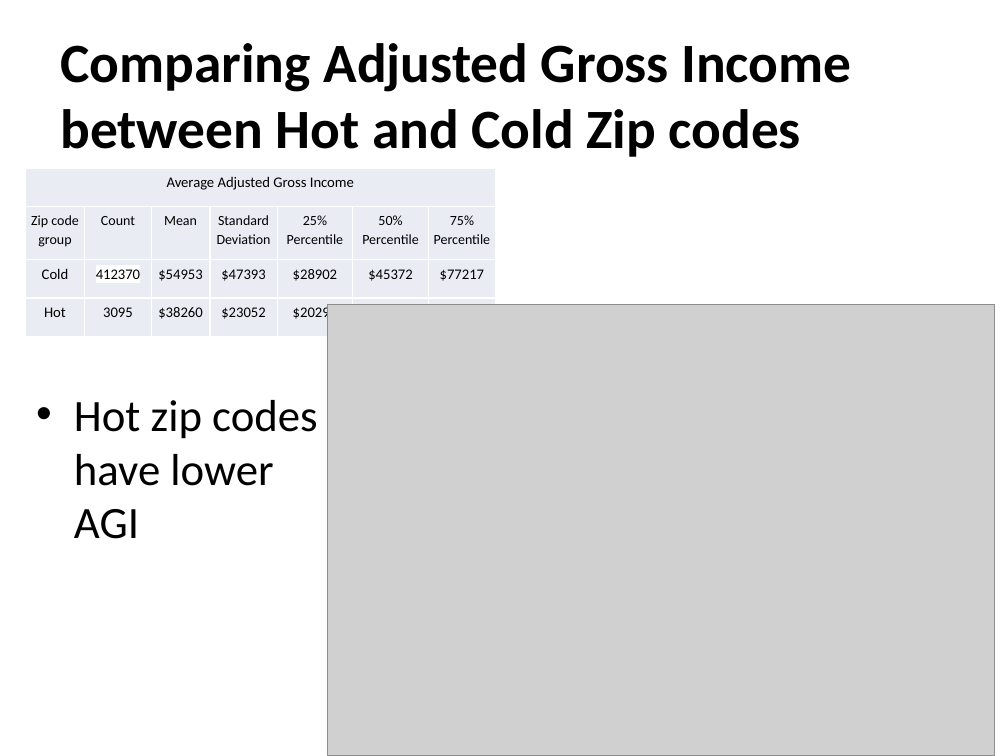
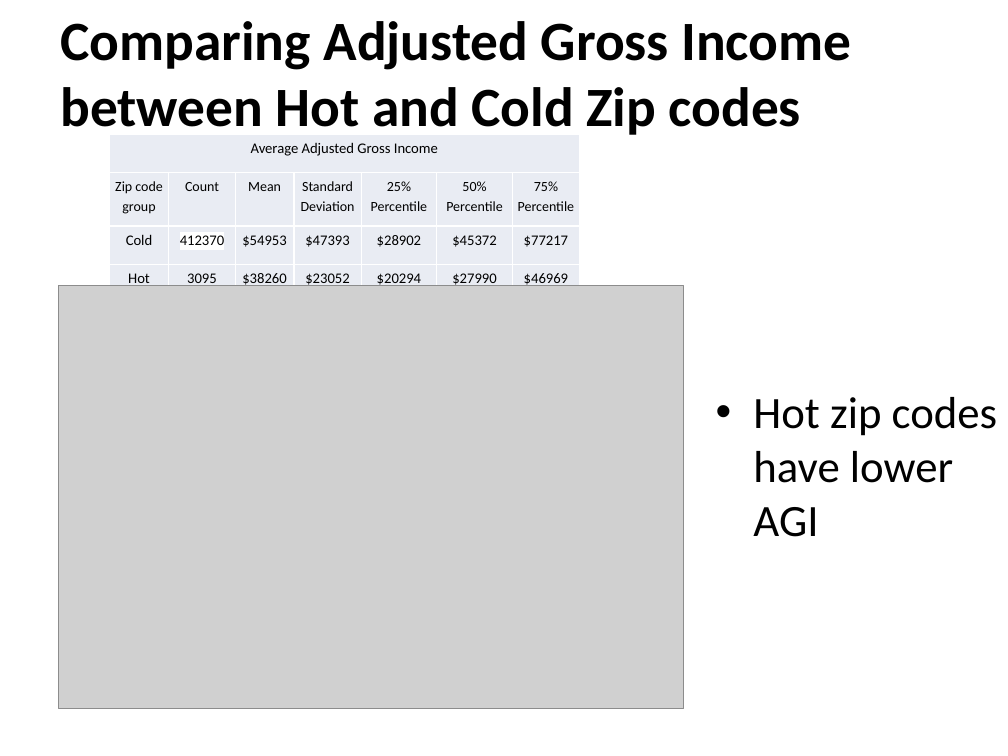
Before and after one commit to wlau0721/sliderule, a slide deck: slide 13 of CapstoneProject/CapstoneFinalReportPresentation-RentalInvestmentAnalysis.pptx (slide 12 before the commit). Drawn at 1008x756 pixels with LibreOffice and Linux fonts; fonts in the diff are those of the drawing; grey boxes stand for pictures. Boxes give left, top, right and bottom in pixels: in the first picture for what was removed or moved away, otherwise in the second. Text is boxed around its words. In the diff, an @@ line names an element or a change of style, - is before the commit and + after.

```diff
--- a/CapstoneProject/CapstoneFinalReportPresentation-RentalInvestmentAnalysis.pptx
+++ b/CapstoneProject/CapstoneFinalReportPresentation-RentalInvestmentAnalysis.pptx
@@ title "Comparing Adjusted Gross Income between ...": place and size @@
-title "Comparing Adjusted Gross Income between ..." at box(60, 43, 851, 157)
+title "Comparing Adjusted Gross Income between ..." at box(60, 21, 851, 135)
@@ table: place and size @@
-table at box(25, 168, 496, 337)
+table at box(109, 134, 580, 302)
@@ picture: place and size @@
-picture at box(328, 304, 995, 756)
+picture at box(58, 285, 683, 709)
@@ text "Hot zip codes have lower ...": place and size @@
-text "Hot zip codes have lower ..." at box(74, 400, 318, 539)
+text "Hot zip codes have lower ..." at box(753, 397, 998, 537)
```
Also in this commit, not shown: 12 other slides changed, 2 slides added, 2 other files.
